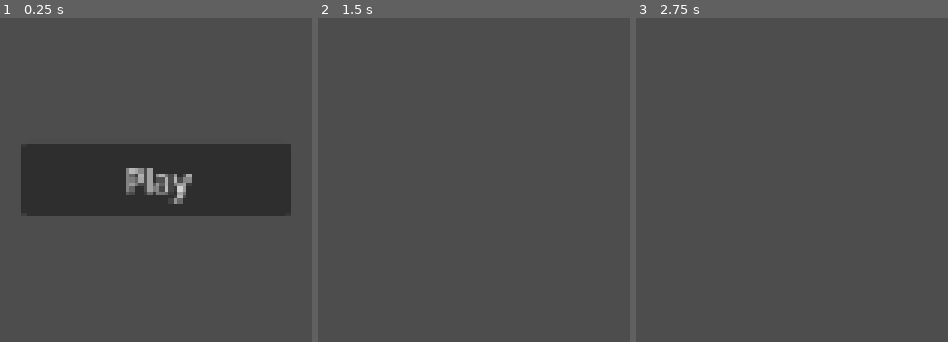
Above: before the commit, frames 1-3 (left to right).
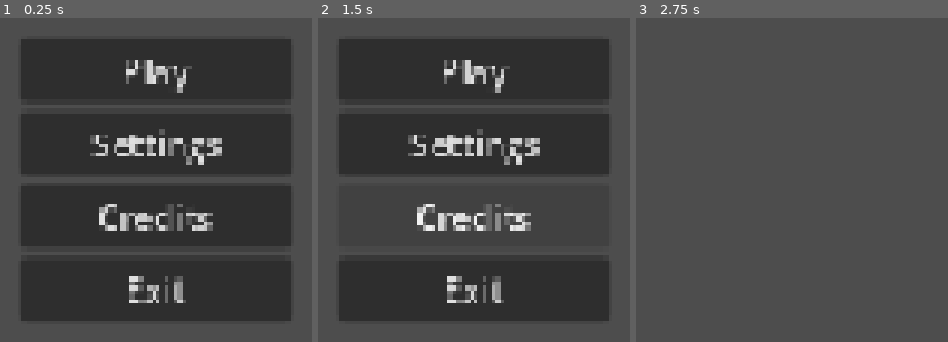
Above: after the commit, the same moments.

Repository: Frol3z/GMTK-Jam-2026
Game: Godot game, scene res://scenes/ui/menu.tscn
The game is run twice, just before and just after one commit, with the same random seed, the same clock (stepped at 60 frames per second) and the same inputs. Before the commit the project starts from res://scenes/menu.tscn.
Inputs (mouse positions are in pixels of both pictures, inside the frame that each line leads up to):
- Up to frame 1 (0.25 s): no input
- Up to frame 2 (1.5 s): click (474, 144) at 0.5 s, where only the run after the commit has a clickable "Settings"; click (474, 215) at 1.25 s, where only the run after the commit has a clickable "Credits"
- Up to frame 3 (2.75 s): click (792, 69) at 2 s, where only the run after the commit has a clickable "Play"

The runs differ from the first frame. In frame 1, 51% of the frame differs, in the area x 6-94%, y 6-94%; in frame 2, 49%; in frame 3, nothing differs.

Commit message:
Add screen scenes, CRT shader, refactor

Diff:
--- a/main.tscn
+++ b/main.tscn
@@ -1,3 +1,5 @@
 [gd_scene format=3 uid="uid://b5wx8aqnxxmqm"]
 
-[node name="Main" type="Node2D" unique_id=1982478245]
+[node name="Main" type="Node3D" unique_id=590011488]
+
+[node name="Camera" type="Camera3D" parent="." unique_id=1243448202]
--- a/project.godot
+++ b/project.godot
@@ -26,4 +26,5 @@
 
 [rendering]
 
+textures/canvas_textures/default_texture_filter=0
 rendering_device/driver.windows="d3d12"
--- a/scenes/menu.tscn
+++ /dev/null
@@ -1,29 +0,0 @@
-[gd_scene format=3 uid="uid://ddo8qpbfbyouc"]
-
-[ext_resource type="Script" uid="uid://by8ldidgojc5e" path="res://script/menu.gd" id="1_yqeox"]
-
-[node name="Menu" type="Control" unique_id=363740173]
-layout_mode = 3
-anchors_preset = 15
-anchor_right = 1.0
-anchor_bottom = 1.0
-grow_horizontal = 2
-grow_vertical = 2
-script = ExtResource("1_yqeox")
-
-[node name="PlayButton" type="Button" parent="." unique_id=481120293]
-layout_mode = 1
-anchors_preset = 8
-anchor_left = 0.5
-anchor_top = 0.5
-anchor_right = 0.5
-anchor_bottom = 0.5
-offset_left = -64.25
-offset_top = -17.75
-offset_right = 64.25
-offset_bottom = 17.75
-grow_horizontal = 2
-grow_vertical = 2
-text = "Play"
-
-[connection signal="pressed" from="PlayButton" to="." method="_on_play_button_pressed"]
--- /dev/null
+++ b/scenes/screens/enemy_info.tscn
@@ -0,0 +1,3 @@
+[gd_scene format=3 uid="uid://phybxa65rv7x"]
+
+[node name="EnemyInfo" type="Node2D" unique_id=894970637]
--- /dev/null
+++ b/scenes/screens/energy.tscn
@@ -0,0 +1,3 @@
+[gd_scene format=3 uid="uid://bgbxewq6dvb5n"]
+
+[node name="Energy" type="Node2D" unique_id=984805554]
--- /dev/null
+++ b/scenes/screens/grid.tscn
@@ -0,0 +1,3 @@
+[gd_scene format=3 uid="uid://ba0o0ak77ps3r"]
+
+[node name="Grid" type="Node2D" unique_id=1980951690]
--- /dev/null
+++ b/scenes/screens/health.tscn
@@ -0,0 +1,3 @@
+[gd_scene format=3 uid="uid://12s7d25de3u2"]
+
+[node name="Health" type="Node2D" unique_id=903958922]
--- /dev/null
+++ b/scenes/screens/terminal.tscn
@@ -0,0 +1,3 @@
+[gd_scene format=3 uid="uid://1qb7yoegl480"]
+
+[node name="Terminal" type="Node2D" unique_id=1965991597]
--- /dev/null
+++ b/scenes/screens/weapon_info.tscn
@@ -0,0 +1,3 @@
+[gd_scene format=3 uid="uid://dpse4mol8p1m4"]
+
+[node name="Cooldowns" type="Node2D" unique_id=2076891350]
--- /dev/null
+++ b/scenes/ui/menu.tscn
@@ -0,0 +1,48 @@
+[gd_scene format=3 uid="uid://ddo8qpbfbyouc"]
+
+[ext_resource type="Script" uid="uid://by8ldidgojc5e" path="res://script/menu.gd" id="1_yqeox"]
+
+[node name="Menu" type="Control" unique_id=363740173]
+layout_mode = 3
+anchors_preset = 15
+anchor_right = 1.0
+anchor_bottom = 1.0
+grow_horizontal = 2
+grow_vertical = 2
+script = ExtResource("1_yqeox")
+
+[node name="VBoxContainer" type="VBoxContainer" parent="." unique_id=846303929]
+layout_mode = 1
+anchors_preset = 8
+anchor_left = 0.5
+anchor_top = 0.5
+anchor_right = 0.5
+anchor_bottom = 0.5
+offset_left = -65.0
+offset_top = -15.5
+offset_right = 65.0
+offset_bottom = 15.5
+grow_horizontal = 2
+grow_vertical = 2
+alignment = 1
+
+[node name="PlayButton" type="Button" parent="VBoxContainer" unique_id=481120293]
+layout_mode = 2
+text = "Play"
+
+[node name="Settings" type="Button" parent="VBoxContainer" unique_id=1972205726]
+layout_mode = 2
+text = "Settings"
+
+[node name="Credits" type="Button" parent="VBoxContainer" unique_id=1215255377]
+layout_mode = 2
+text = "Credits"
+
+[node name="Exit" type="Button" parent="VBoxContainer" unique_id=637545144]
+layout_mode = 2
+text = "Exit"
+
+[connection signal="pressed" from="VBoxContainer/PlayButton" to="." method="_on_play_button_pressed"]
+[connection signal="pressed" from="VBoxContainer/Settings" to="." method="_on_settings_pressed"]
+[connection signal="pressed" from="VBoxContainer/Credits" to="." method="_on_credits_pressed"]
+[connection signal="pressed" from="VBoxContainer/Exit" to="." method="_on_exit_pressed"]
--- /dev/null
+++ b/shaders/crt.gdshader
@@ -0,0 +1,257 @@
+// CRT with Luminance Preservation (no scanlines) by Harrison Allen
+// Public domain
+
+shader_type canvas_item;
+
+render_mode unshaded;
+
+/**
+	The input texture that will have the CRT effect applied to it.
+	This should be supplied by a subviewport texture rendered at a lower res.
+	*/
+uniform sampler2D tex: filter_linear;
+
+
+/**
+	Set the type of mask this CRT will have.
+	Dots: emulates a typical PC CRT monitor.
+	Grille: emulates an aperture grille. Good with higher curve values.
+	Wide Grille: more suitable for 4k monitors.
+	Soft Grille: very close to wide grille, but a little softer.
+	Slot mask: this is the pattern found on most TV sets and arcade cabnets
+	*/
+uniform int mask_type : hint_enum(
+	"Dots:1",
+	"Aperture Grille:2",
+	"Wide Grille:3",
+	"Wide Soft Grille:4",
+	"Slot Mask:5",
+	"Null:0") = 1;
+
+uniform float curve : hint_range(0.0, 0.5) = 0.0;
+
+/**
+	Use to offset color channels from each other.
+	Make sure to increase this at least a little because it's a cool effect
+	*/
+uniform float color_offset : hint_range(-0.5, 0.5) = 0.0;
+
+/**
+	Reduce to preserve phosphor mask details in highlights at the cost of
+	overall brightness. This should usually be kept at or near 1
+	*/
+uniform float mask_brightness : hint_range(0, 1) = 1.0;
+
+/**
+	This should be the input texture's height divided by width.
+	Only important if curve is used.
+	For 16:9, this should be 0.5625.
+	*/
+uniform float aspect : hint_range(0.5, 1.0) = 0.75;
+
+vec2 warp(vec2 uv, float _aspect, float _curve)
+{
+	// Centralize coordinates
+	uv -= 0.5;
+
+	uv.x /= _aspect;
+
+	// Squared distance from the middle
+	float warping = dot(uv, uv) * _curve;
+
+	// Compensate for shrinking
+	warping -= _curve * 0.25;
+
+	// Warp the coordinates
+	uv /= 1.0 - warping;
+
+	uv.x *= _aspect;
+
+	// Decentralize the coordinates
+	uv += 0.5;
+
+	return uv;
+}
+
+vec3 linear_to_srgb(vec3 col)
+{
+	return mix(
+		(pow(col, vec3(1.0 / 2.4)) * 1.055) - 0.055,
+		col * 12.92,
+		lessThan(col, vec3(0.0031318))
+	);
+}
+
+vec3 srgb_to_linear(vec3 col)
+{
+	return mix(
+		pow((col + 0.055) / 1.055, vec3(2.4)),
+		col / 12.92,
+		lessThan(col, vec3(0.04045))
+	);
+}
+
+// Get color from coordinates (returns in linear color)
+vec3 sample(vec2 uv)
+{
+	// Set coordinates to match texture dimensions
+	uv *= vec2(textureSize(tex, 0));
+
+	// Vertical coordinate scanline samples
+	int y = int(uv.y + 0.5) - 1;
+
+	float x = floor(uv.x);
+
+	// Horizontal coordinates for the left and right texture samples
+	float ax = x - 1.0;
+	float dx = x + 1.0;
+
+	// Sample the texture at various points
+	vec3 upper_a = texelFetch(tex, ivec2(int(ax), y), 0).rgb;
+	vec3 upper_b = texelFetch(tex, ivec2(int(x), y), 0).rgb;
+	vec3 upper_c = texelFetch(tex, ivec2(int(dx), y), 0).rgb;
+
+	// Adjust the vertical coordinate for the lower scanline
+	y += 1;
+
+	// Sample the texture at various points
+	vec3 lower_a = texelFetch(tex, ivec2(int(ax), y), 0).rgb;
+	vec3 lower_b = texelFetch(tex, ivec2(int(x), y), 0).rgb;
+	vec3 lower_c = texelFetch(tex, ivec2(int(dx), y), 0).rgb;
+
+	// Convert every sample to linear color
+	upper_a = srgb_to_linear(upper_a);
+	upper_b = srgb_to_linear(upper_b);
+	upper_c = srgb_to_linear(upper_c);
+
+	lower_a = srgb_to_linear(lower_a);
+	lower_b = srgb_to_linear(lower_b);
+	lower_c = srgb_to_linear(lower_c);
+
+	// The x coordinates of electron beam offsets
+	vec3 beam = vec3(uv.x - 0.5);
+	beam.r -= color_offset;
+	beam.b += color_offset;
+
+	// Calculate weights
+	vec3 weight_a = smoothstep(1, 0, (beam - ax));
+	vec3 weight_b = smoothstep(1, 0, abs(beam - x));
+	vec3 weight_c = smoothstep(1, 0, (dx - beam));
+
+	vec3 upper_col = (
+		upper_a * weight_a +
+		upper_b * weight_b +
+		upper_c * weight_c
+	);
+
+	// Mix samples into the lower scanline color
+	vec3 lower_col = (
+		lower_a * weight_a +
+		lower_b * weight_b +
+		lower_c * weight_c
+	);
+
+	// Vertical sawtooth wave used to generate scanlines
+	// Almost the same as fract(uv.y + 0.5), but prevents a rare visual bug
+	float sawtooth = (uv.y + 0.5) - float(y);
+
+	// Smoothstep the sawtooth wave
+	sawtooth = smoothstep(0, 1, sawtooth);
+
+	vec3 combined = mix(upper_col, lower_col, sawtooth);
+
+	return combined;
+}
+
+// Returns the slotmask pattern in RGB plus a fourth value for avg. brightness
+vec4 generate_mask(vec2 fragcoord)
+{
+	switch (mask_type)
+	{
+		case 1: // Dots
+			const vec3 pattern[] = {vec3(1,0,0), vec3(0,1,0), vec3(0,0,1), vec3(0,0,0)};
+
+			ivec2 icoords = ivec2(fragcoord);
+
+			return vec4(pattern[(icoords.y * 2 + icoords.x) % 4], 0.25);
+
+		case 2: // Grille
+			const vec3 pattern[] = {vec3(0,1,0), vec3(1,0,1)};
+
+			return vec4(pattern[int(fragcoord.x) % 2], 0.5);
+
+		case 3: // Wide grille
+			const vec3 pattern[] = {
+				vec3(1,0,0), vec3(0,1,0), vec3(0,0,1), vec3(0,0,0)};
+
+			return vec4(pattern[int(fragcoord.x) % 4], 0.25);
+
+		case 4: // Grille wide soft
+			const vec3 pattern[] = {
+				vec3(1.0,0.125,0.0),
+				vec3(0.125,1.0,0.125),
+				vec3(0.0,0.125,1.0),
+				vec3(0.125,0.0,0.125)};
+
+			return vec4(pattern[int(fragcoord.x) % 4], 0.3125);
+
+		case 5: // Slotmask
+			const vec3 pattern[] = {
+				vec3(1,0,1), vec3(0,1,0), vec3(1,0,1), vec3(0,1,0),
+				vec3(0,0,1), vec3(0,1,0), vec3(1,0,0), vec3(0,0,0),
+				vec3(1,0,1), vec3(0,1,0), vec3(1,0,1), vec3(0,1,0),
+				vec3(1,0,0), vec3(0,0,0), vec3(0,0,1), vec3(0,1,0)
+			};
+
+			ivec2 icoords = ivec2(fragcoord) % 4;
+
+			return vec4(pattern[icoords.y * 4 + icoords.x], 0.375);
+
+		default:
+			return vec4(0.5);
+	}
+}
+
+// Apply phosphor mask/grill
+vec3 apply_mask(vec3 linear_color, vec2 fragcoord)
+{
+	// Get the pattern for the mask. Mask.w equals avg. brightness of the mask
+	vec4 mask = generate_mask(fragcoord);
+
+	// Dim the color if brightness is reduced to preserve mask details
+	linear_color *= mix(mask.w, 1.0, mask_brightness);
+
+	// How bright the color needs to be to maintain 100% brightness while masked
+	vec3 target_color = linear_color / mask.w;
+
+	// Target color limited to the 0 to 1 range.
+	vec3 primary_col = clamp(target_color, 0.0, 1.0);
+
+	// Calculate how bright the secondary subpixels will need to be
+	vec3 secondary = target_color - primary_col;
+	secondary /= 1.0 / mask.w - 1.0;
+
+	primary_col *= mask.rgb;
+
+	// Add the secondary subpixels
+	primary_col += secondary * (1.0 - mask.rgb);
+
+	return primary_col;
+}
+
+void fragment()
+{
+	// Warp UV coordinates
+	vec2 warped_coords = warp(UV, aspect, curve);
+
+	// Sample color
+	vec3 col = sample(warped_coords);
+
+	// Apply phosphor mask
+	col = apply_mask(col, FRAGCOORD.xy);
+
+	// Convert back to srgb
+	col = linear_to_srgb(col);
+
+	COLOR.rgb = col;
+}
Not shown, added: shaders/crt.gdshader.uid
